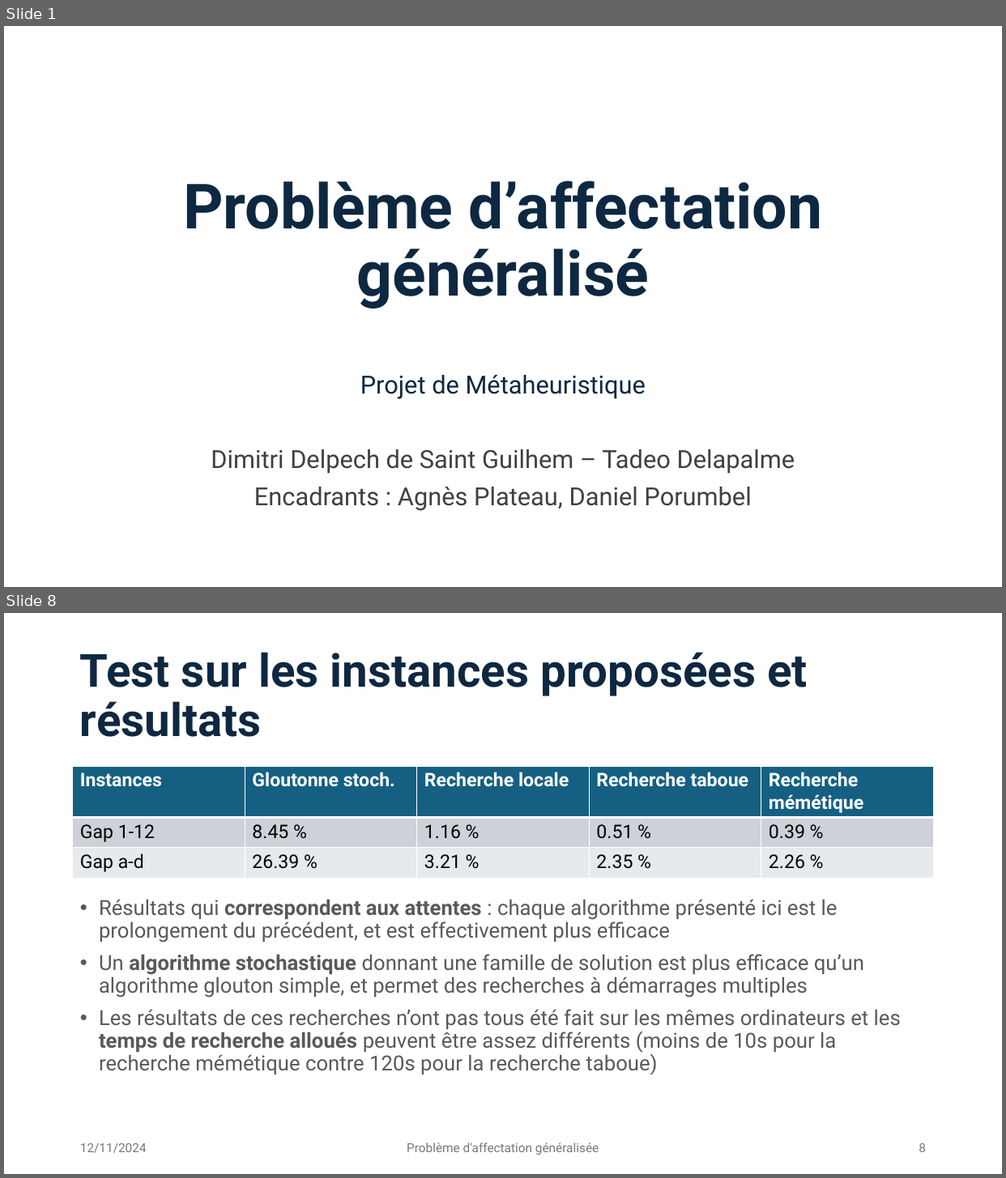
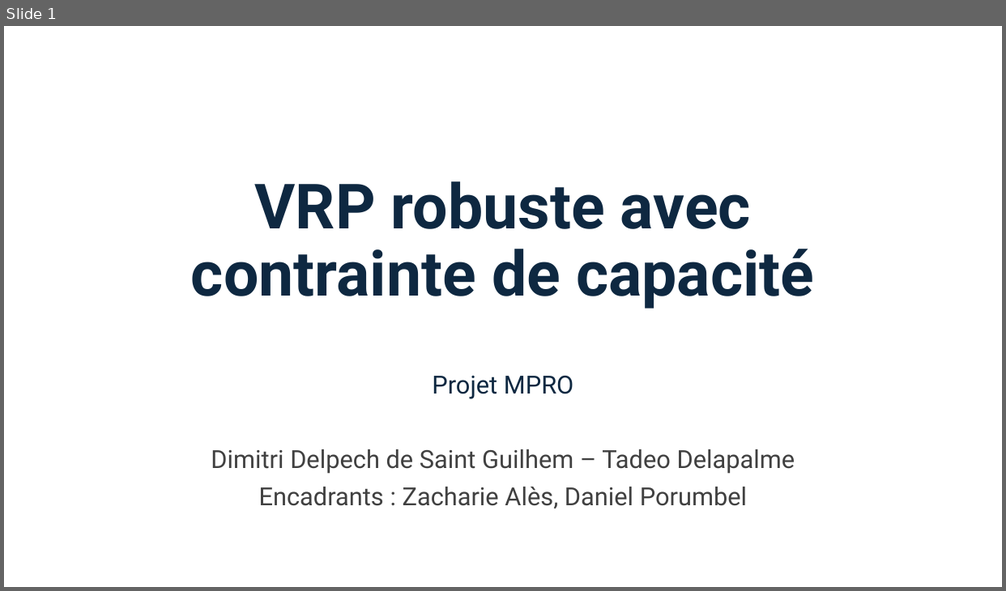
Before and after one commit to Darthkiller2Jr/projet_mpro, a slide deck: Présentation Projet.pptx. Shown one above the other, each under a label of ours: slides 1 and 8 before the commit, slide 1 after it; the slides between them are not shown. The pictures are 1006x1178 and 1006x591 pixels, drawn with LibreOffice and Linux fonts; fonts in the diff are those of the drawing. Boxes give left, top, right and bottom in pixels: in the first picture for what was removed or moved away, otherwise in the second. Text is boxed around its words. In the diff, an @@ line names an element or a change of style, - is before the commit and + after.

```diff
--- a/Présentation Projet.pptx
+++ b/Présentation Projet.pptx
@@ slide 8 removed at (4,613,1002,1174), background #FFFFFF @@
@@ title removed at (80,652,808,737) @@
-Test sur les instances proposées et résultats
@@ table removed at (73,766,934,879), 3 rows, 5 columns @@
-Instances | Gloutonne stoch. | Recherche locale | Recherche taboue | Recherche mémétique
-Gap 1-12 | 8.45 % | 1.16 % | 0.51 % | 0.39 %
-Gap a-d | 26.39 % | 3.21 % | 2.35 % | 2.26 %
@@ text removed at (99,899,901,1076) @@
-• Résultats qui correspondent aux attentes : chaque algorithme présenté ici est le prolongement du précédent, et est effectivement plus efficace
-• Un algorithme stochastique donnant une famille de solution est plus efficace qu’un algorithme glouton simple, et permet des recherches à démarrages multiples
-• Les résultats de ces recherches n’ont pas tous été fait sur les mêmes ordinateurs et les temps de recherche alloués peuvent être assez différents (moins de 10s pour la recherche mémétique contre 120s pour la recherche taboue)
@@ text removed at (80,1144,147,1153) @@
-12/11/2024
@@ text removed at (407,1143,599,1155) @@
-Problème d'affectation généralisée
@@ page number removed at (918,1144,926,1152) @@
-8
@@ slide 1 changed as well @@
@@ title at (191,182,814,309): text changed @@
-Problème d’affectation généralisé
+VRP robuste avec contrainte de capacité
@@ subtitle at (432,375,573,399): text changed @@
-Projet de Métaheuristique
+Projet MPRO
@@ subtitle at (259,487,747,509): text changed @@
-Encadrants : Agnès Plateau, Daniel Porumbel
+Encadrants : Zacharie Alès, Daniel Porumbel
```
Also in this commit, not shown: 3 slides added, 11 other slides removed, 2 other files.
